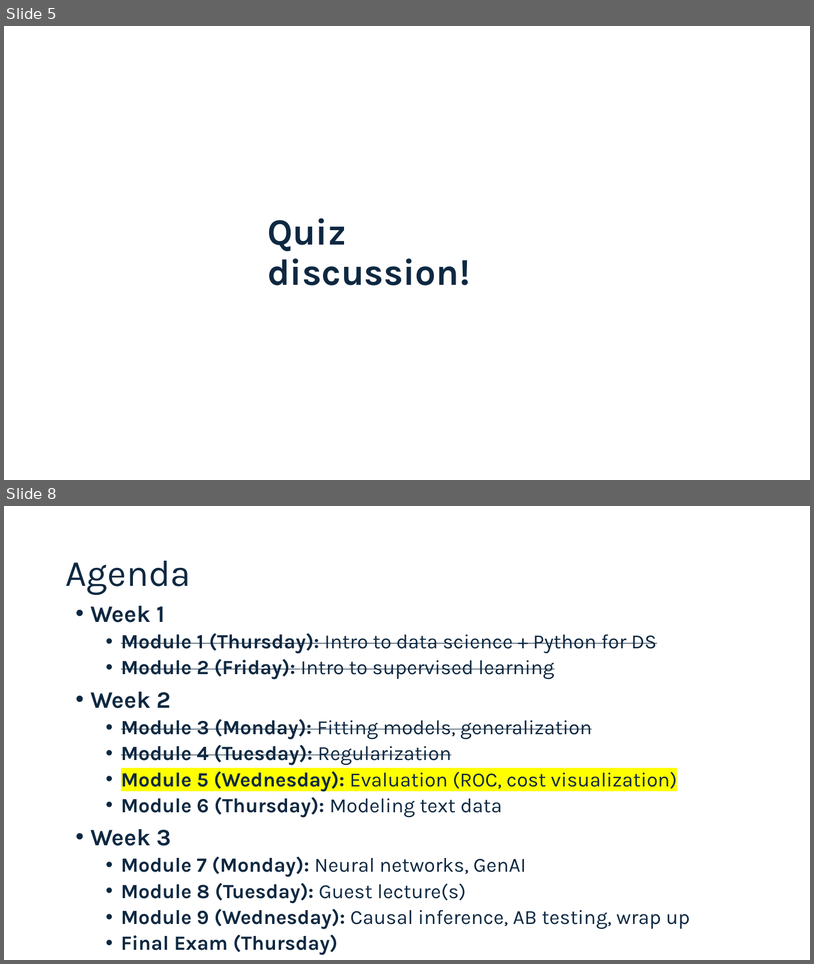
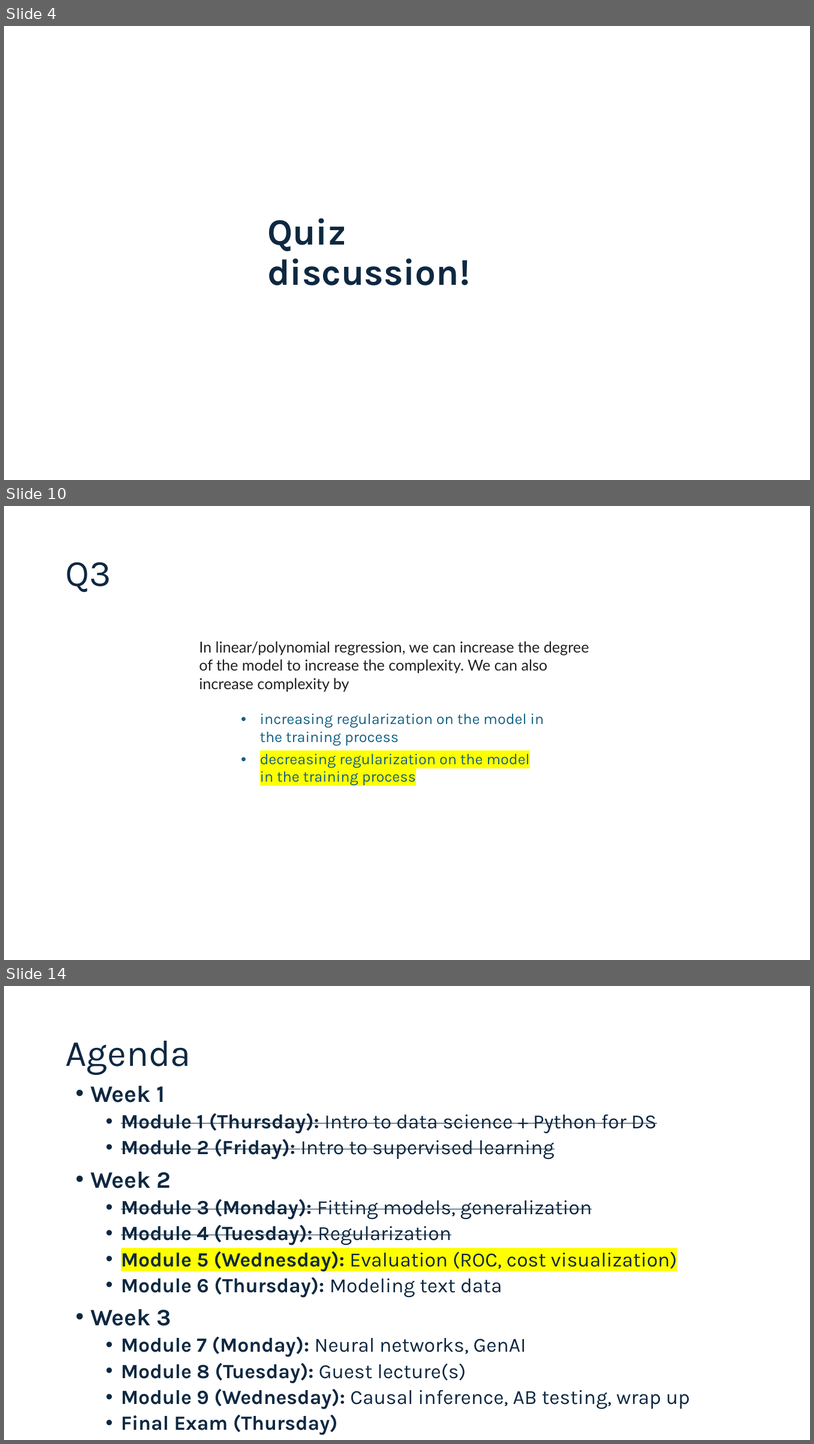
Before and after one commit to connordouglas10/DS-Tech-2025January, a slide deck: Modules/Module5/Slides 5.pptx. Shown one above the other, each under a label of ours: slides 5 and 8 before the commit, slides 4, 10 and 14 after it; the slides between them are not shown. The pictures are 814x964 and 814x1444 pixels, drawn with LibreOffice and Linux fonts; fonts in the diff are those of the drawing. Boxes give left, top, right and bottom in pixels: in the first picture for what was removed or moved away, otherwise in the second. Text is boxed around its words. In the diff, an @@ line names an element or a change of style, - is before the commit and + after.

```diff
--- a/Modules/Module5/Slides 5.pptx
+++ b/Modules/Module5/Slides 5.pptx
@@ slide 10 added at bbox=[4, 506, 810, 960], background #FFFFFF @@
@@ title added at bbox=[65, 562, 111, 592], 44 pt, text #0E2841 @@
+Q3
@@ text added at bbox=[199, 641, 590, 691], 18 pt, text #202122 @@
+In linear/polynomial regression, we can increase the degree of the model to increase the complexity. We can also increase complexity by
@@ table added at bbox=[218, 708, 548, 787], 2 rows, 2 columns @@
+ | increasing regularization on the model in the training process
+ | decreasing regularization on the model in the training process
@@ what was slide 5 is now slide 4 @@
@@ what was slide 8 is now slide 14 @@
```
Also in this commit, not shown: 2 slides changed, 12 other slides added, 3 slides removed, 2 other files.
